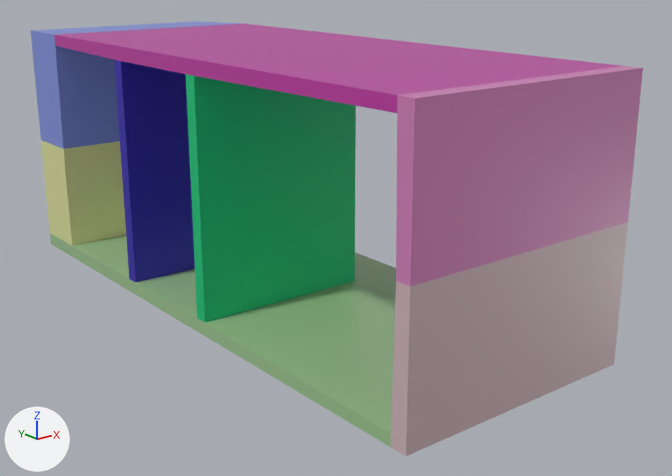
What one commit did to the OBJ model iai_kitchen/meshes/racks/FridgeArea.obj.
One viewpoint serves both versions: a 50 mm lens placed at (-1.259, -1.781, 0.522), pointed at (0.07, -0.119, -0.143). The axes (+X, +Y, +Z) are drawn at lower left. The lights are the same throughout. Where no turn or scale is listed for an object, it has been applied to the vertices.

In view in the first picture: 'Shape_IndexedFaceSet.001_Shape_IndexedFaceSet.248', 'Shape_IndexedFaceSet.002_Shape_IndexedFaceSet.249', 'Shape_IndexedFaceSet.003_Shape_IndexedFaceSet.250', 'Shape_IndexedFaceSet.004_Shape_IndexedFaceSet.251', 'Shape_IndexedFaceSet.005_Shape_IndexedFaceSet.252', 'Shape_IndexedFaceSet.006_Shape_IndexedFaceSet.253', 'Shape_IndexedFaceSet.007_Shape_IndexedFaceSet.254', 'Shape_IndexedFaceSet_Shape_IndexedFaceSet.247'.
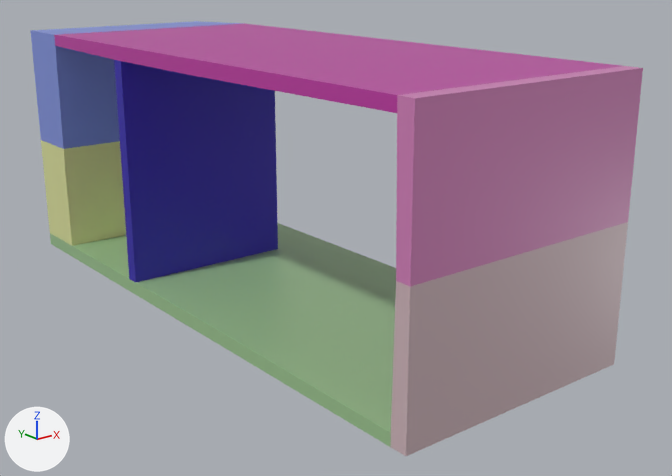
Commit message: [iai_kitchen]Updated the Fridge rack to remove the conflicting board

Changed parts and their boxes (x1, y1, x2, y2) in the pictures (672 x 476 px):
'Shape_IndexedFaceSet.001_Shape_IndexedFaceSet.248', deleted (green)
    before: (186, 74, 356, 322)

The change, as a diff of the scene's bpy script:
```diff
--- a/iai_kitchen/meshes/racks/FridgeArea.obj.py
+++ b/iai_kitchen/meshes/racks/FridgeArea.obj.py
@@ ob_shape_indexedfaceset_001_shape_indexedfaceset_248 @@
-ob_shape_indexedfaceset_001_shape_indexedfaceset_248 = bpy.data.objects.new('Shape_IndexedFaceSet.001_Shape_IndexedFaceSet.248', me_shape_indexedfaceset_001_shape_indexedfaceset_248)
-ob_shape_indexedfaceset_001_shape_indexedfaceset_248.location = (0.0, 0.0, 0.0)
```
